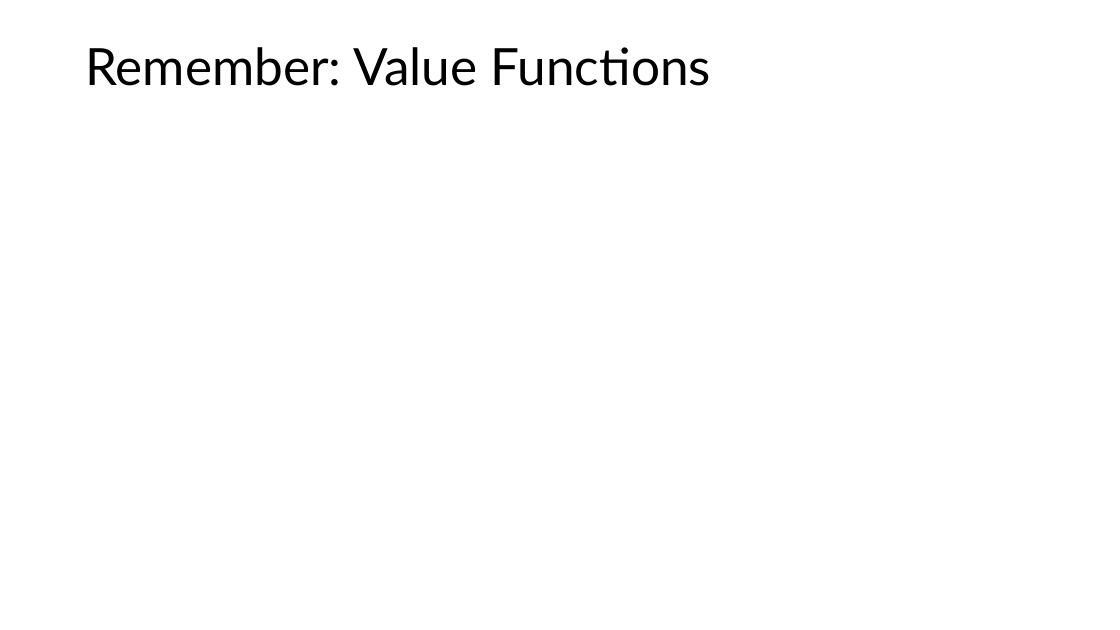
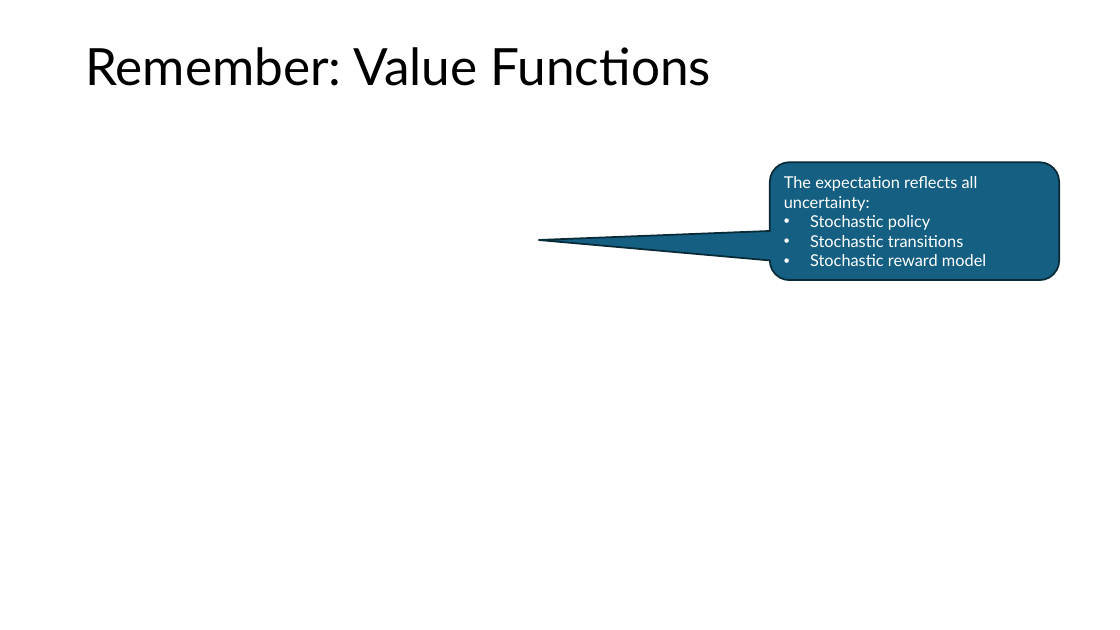
Before and after one commit to mhahsler/Introduction_to_Reinforcement_Learning, a slide deck: slide 7 of slides/Lecture_DRL.pptx. Drawn at 1120x630 pixels with LibreOffice and Linux fonts; fonts in the diff are those of the drawing; grey boxes stand for pictures. Boxes give left, top, right and bottom in pixels: in the first picture for what was removed or moved away, otherwise in the second. Text is boxed around its words. In the diff, an @@ line names an element or a change of style, - is before the commit and + after.

```diff
--- a/slides/Lecture_DRL.pptx
+++ b/slides/Lecture_DRL.pptx
@@ rounded speech box added at (770, 162, 1060, 280), fill #156082, outline #092A39 1.5 pt, 14 pt, text #FFFFFF @@
+The expectation reflects all uncertainty:
+• Stochastic policy
+• Stochastic transitions
+• Stochastic reward model
```
Also in this commit, not shown: 4 other slides changed, 1 other file.
